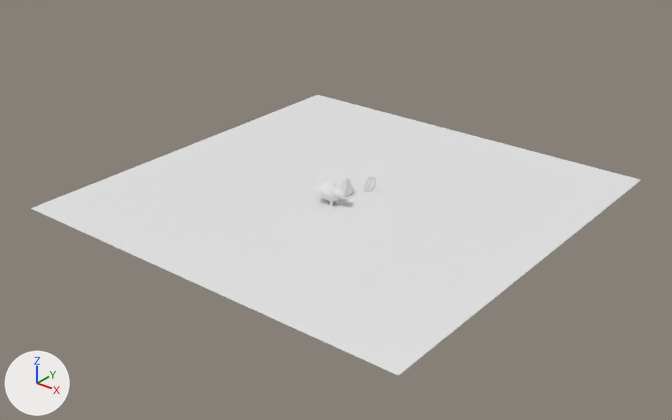
The FBX model 3DcommunityViewer/viewer/map/scene_community.fbx, before and after one commit.
One viewpoint serves both versions: a 50 mm lens placed at (20.6, -26.3, 15.5), pointed at (0.7, -1.4, 0.0). The lights are fixed; the arrows at lower left show +X, +Y and +Z. Where no turn or scale is listed for an object, it has been applied to the vertices.

In view in the first picture: '01-MyCast', 'Plane', 'caiilou-nez_Teerla'.
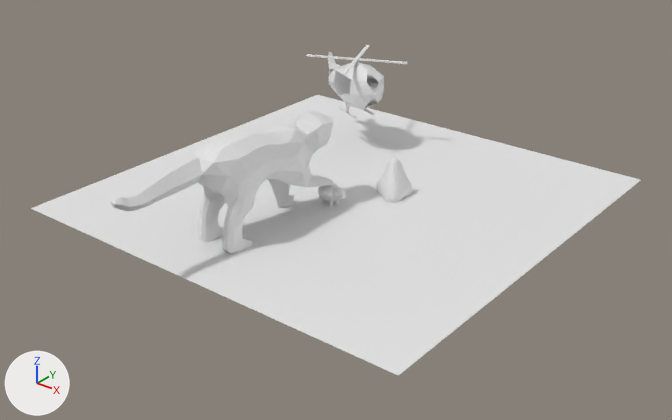
What the commit changed:
Mesh me_cube_014 is new.
It has 201 vertices, 182 faces and spans x -2.4..2.1, y -2.06..2.04, z -1.26..1.12.
Mesh me_icosphere_004 is new.
It has 390 vertices, 438 faces and spans x -1.09..1.01, y -5.98..3.79, z -2.61..1.26.
Object 'caiilou-nez_Teerla' (ob_caiilou_nez_teerla) moves from (0.0, 0.0, 0.47) to (1.51, 1.1, 1.02).
Object '01-MyCast' (ob_01_mycast) moves from (0.62, 0.76, 0.3) to (-2.66, 4.37, 2.65).
Object '01-MyCast' (ob_01_mycast) is rescaled from (1.0, 1.0, 1.0) to (1.54, 1.54, 1.54).
Object 'louloucopter_merged_coolfreeze' (ob_louloucopter_merged_coolfreeze) is new; it shows me_cube_014.
Its location is (-3.06, 4.54, 2.75).
Object 'JeMiaouleLeSoir_JeCodeLeSoir' (ob_jemiaoulelesoir_jecodelesoir) is new; it shows me_icosphere_004.
Its location is (-0.77, -4.31, 2.5).

Changed parts and their boxes [x1, y1, x2, y2] in the pictures (672 x 420 px):
'JeMiaouleLeSoir_JeCodeLeSoir', added
    after: [110, 111, 334, 254]
'louloucopter_merged_coolfreeze', added
    after: [307, 45, 408, 118]
'caiilou-nez_Teerla', moved
    before: [340, 178, 354, 197]
    after: [376, 158, 412, 203]
'01-MyCast', moved, rescaled (not visible afterwards)
    before: [364, 176, 376, 192]
